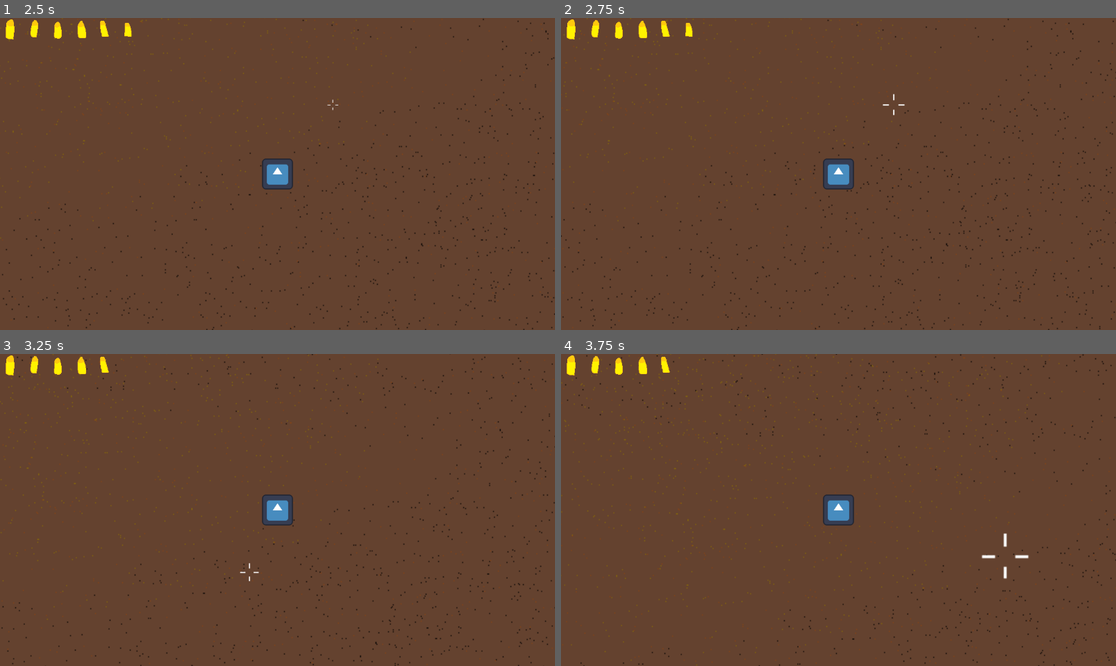
Above: before the commit, frames 1-4 (two rows, left to right).
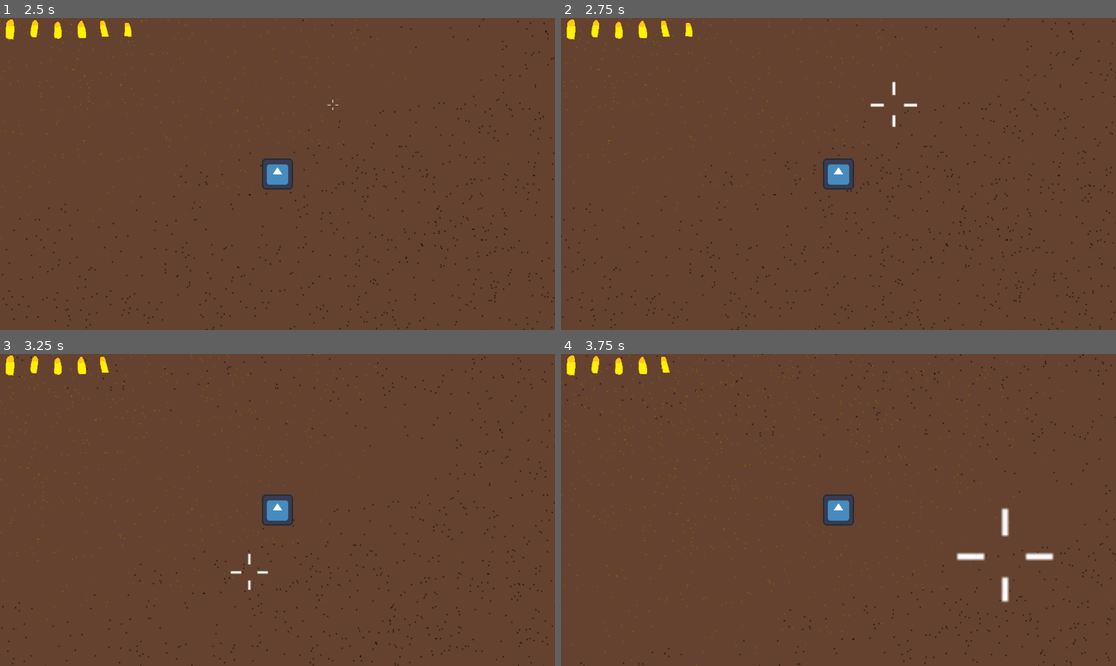
Above: after the commit, the same moments.

Repository: Niimphu/quickdraw
Game: Godot game, scene res://test.tscn
Same seed, same stepped clock (60 frames per second), same inputs: the game is played once before the commit and once after it. The engine's default icon, where the game draws it, is replaced by a stand-in: a white triangle on a blue panel in a dark square.
Inputs (mouse positions are in pixels of both pictures, inside the frame that each line leads up to):
- Up to frame 1 (2.5 s): tap Enter at 0.5 s; hold D (right) 0.53-1.28 s; hold Space (roll) 0.53-1.28 s; move the mouse to (166, 189) at 1.27 s; hold S (down) 1.28-2.03 s; tap Mouse wheel down (scroll_down) at 1.35 s; move the mouse to (333, 105) at 2.02 s; hold D (right) from 2.03 s (still down); hold Mouse wheel up (scroll_up) from 2.03 s (still down)
- Up to frame 2 (2.75 s): keep holding D (right); keep holding Mouse wheel up (scroll_up)
- Up to frame 3 (3.25 s): move the mouse to (249, 572) at 2.77 s; release D (right) at 2.78 s; release Mouse wheel up (scroll_up) at 2.78 s; hold W (up) from 2.78 s (still down); click (249, 572) at 2.85 s
- Up to frame 4 (3.75 s): move the mouse to (1005, 556) at 3.52 s; release W (up) at 3.53 s; hold A (left) from 3.53 s (still down); hold Space (roll) from 3.53 s (still down)

Frame 1 is identical in both runs. In frame 2, 0.1% of the frame differs, in the area x 55-65%, y 20-35%; in frame 3, less than 0.1%; in frame 4, 0.6%, in the area x 71-89%, y 49-80%.

Commit message:
decreased gun accuracy

Diff:
--- a/player.gd
+++ b/player.gd
@@ -13,7 +13,7 @@
 var accuracy_modifier := 1.0
 var reticle_radius := 1
 var min_accuracy_modifier := 0.5
-var base_accuracy := deg_to_rad(5)
+var base_accuracy := deg_to_rad(10)
 var holstered := false
 var rolling := false
 var roll_speed := 1000
